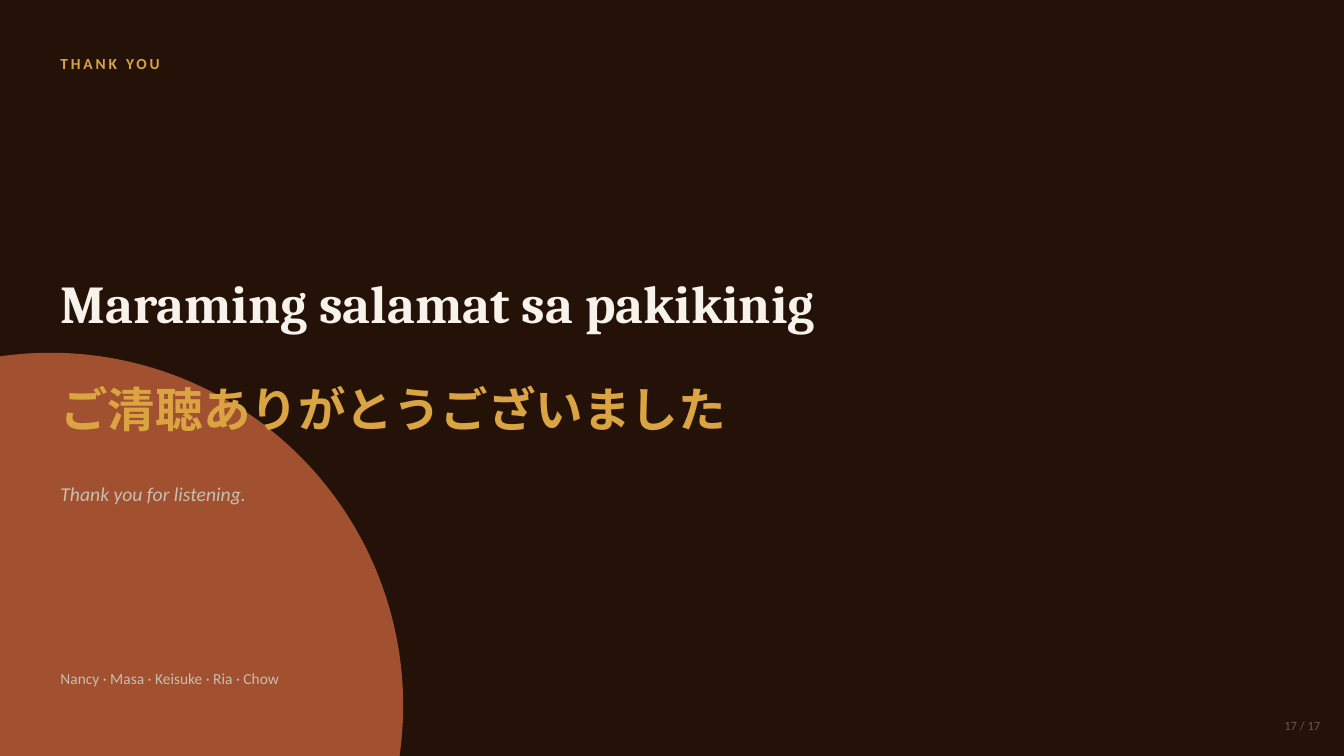
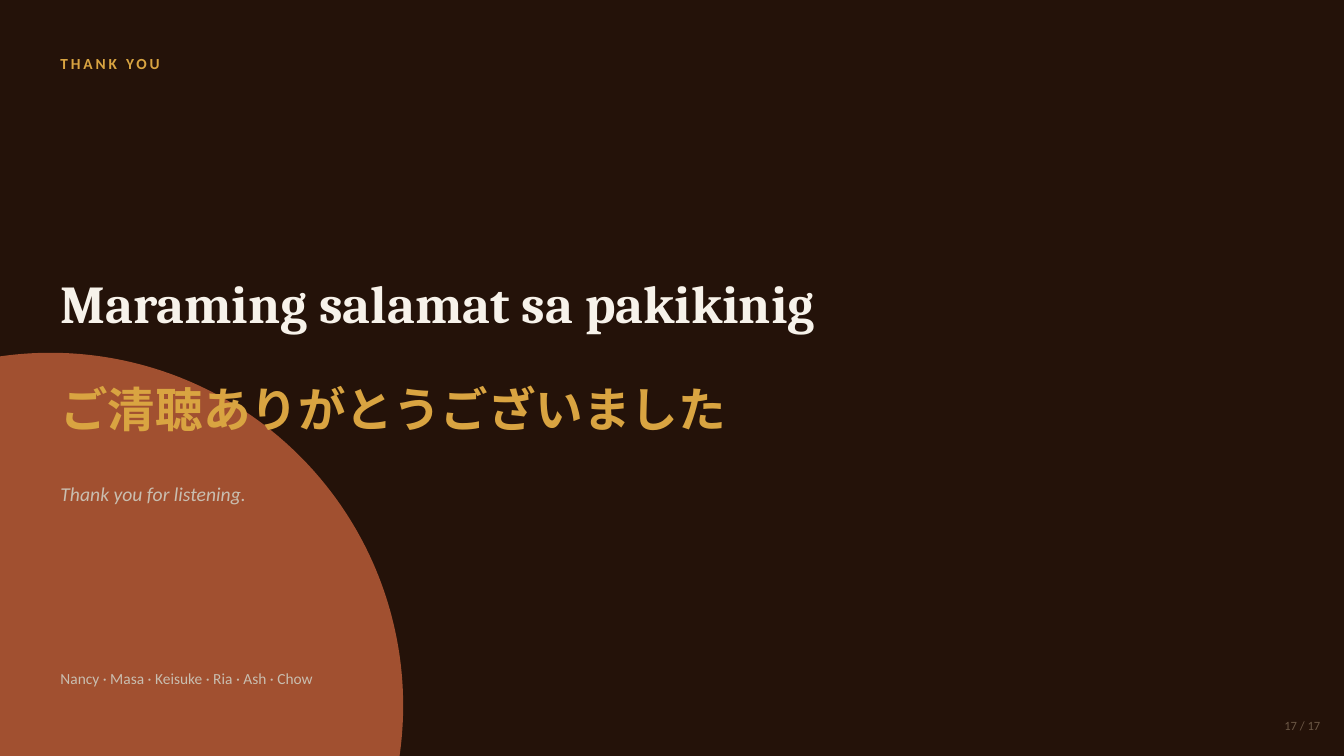
Before and after one commit to Abdullah-Nasir-Chowdhury/cacao-bicol-field-tools, a slide deck: slide 17 of Bicol-Cacao-Pitch.pptx. Drawn at 1344x756 pixels with LibreOffice and Linux fonts; fonts in the diff are those of the drawing. Boxes give left, top, right and bottom in pixels: in the first picture for what was removed or moved away, otherwise in the second. Text is boxed around its words. In the diff, an @@ line names an element or a change of style, - is before the commit and + after.

```diff
--- a/Bicol-Cacao-Pitch.pptx
+++ b/Bicol-Cacao-Pitch.pptx
@@ text at (60,673,312,687): text changed @@
-Nancy · Masa · Keisuke · Ria · Chow
+Nancy · Masa · Keisuke · Ria · Ash · Chow
```
Also in this commit, not shown: 8 other slides changed, 16 other files.
